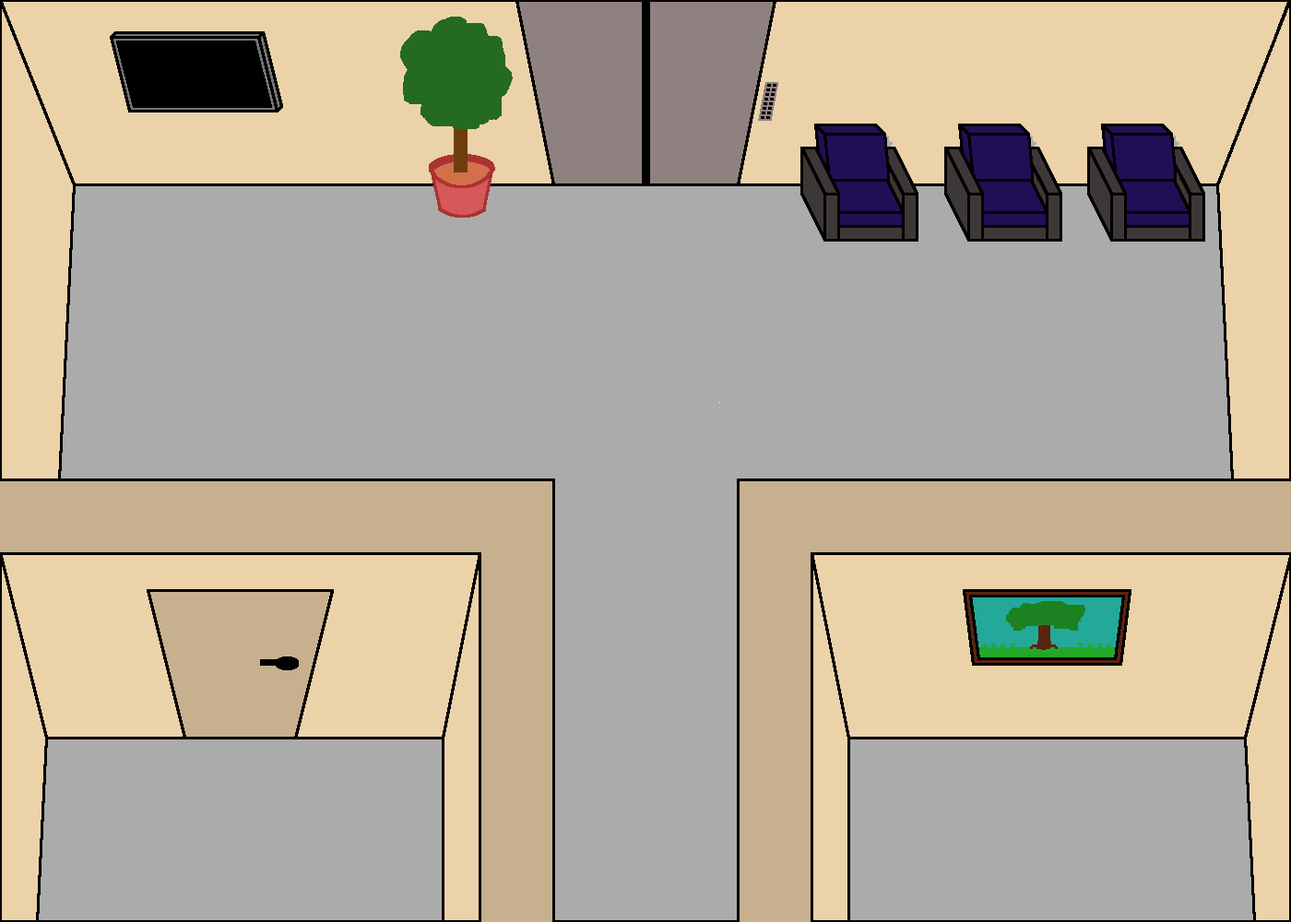
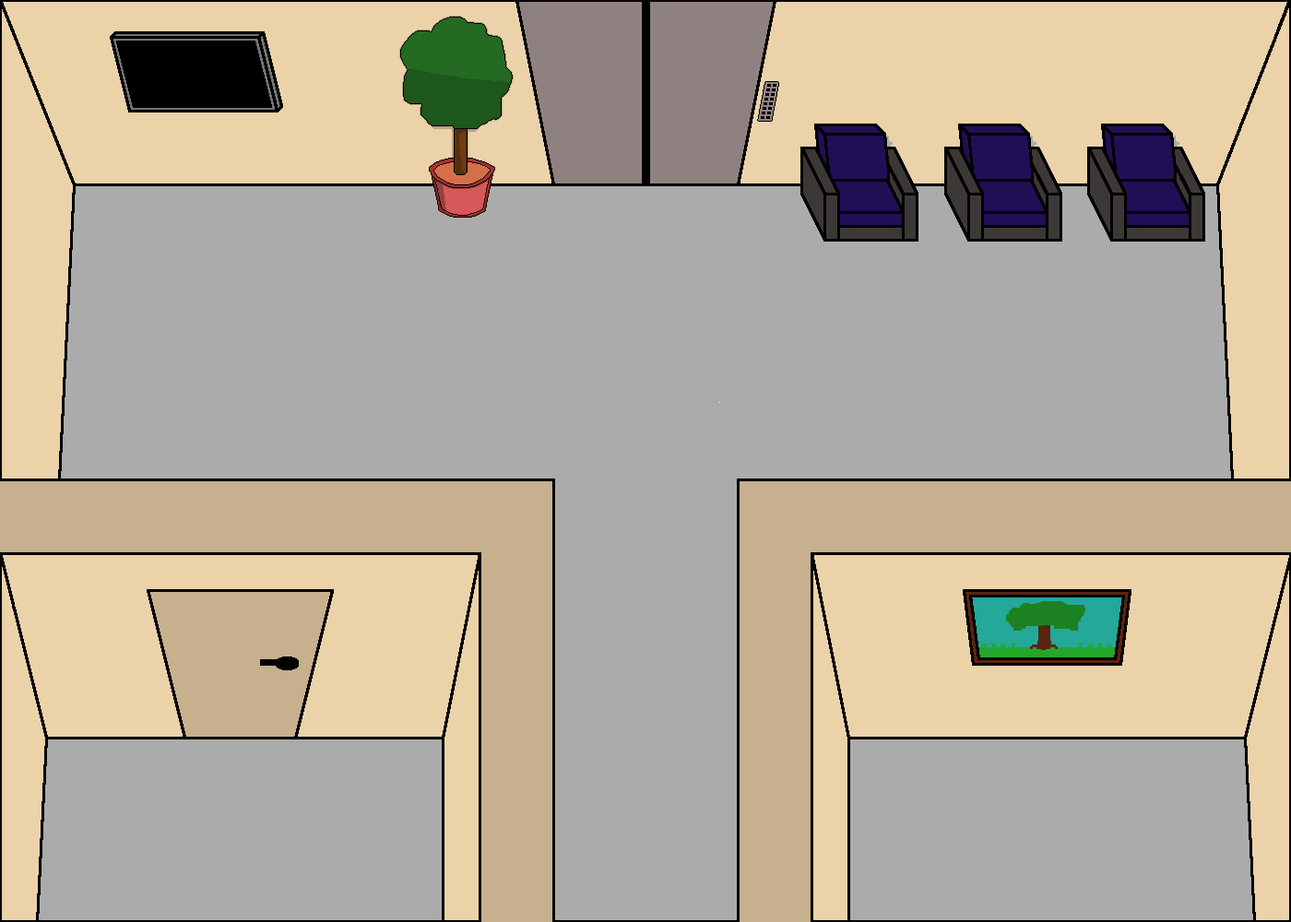
Layers edited between the first and the second 1291 x 922 image:
added layer "Pasted Layer #1" above "scene3" over [399, 15, 514, 218]
painted on "scene3" over [757, 81, 780, 122]
